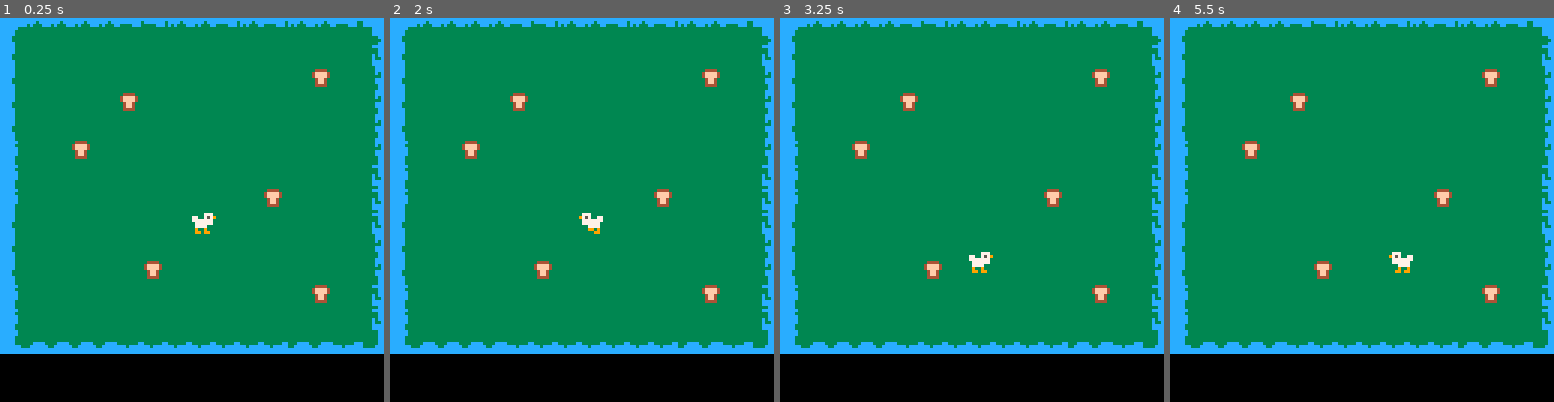
Above: before the commit, frames 1-4 (left to right).
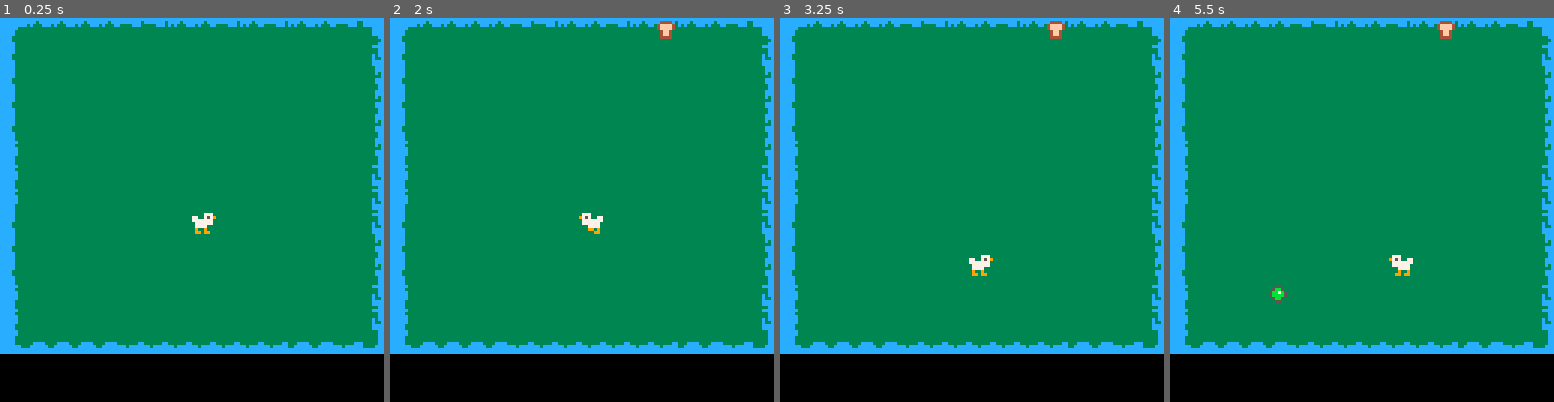
Above: after the commit, the same moments.

Repository: DarraghFahey/DuckTest
Game: PICO-8 cartridge ducktest.p8
Two runs of this game, one before a commit and one after it. Both use one fixed random seed, a clock stepped at 60 frames per second and the inputs below.
Inputs:
- Up to frame 1 (0.25 s): no input
- Up to frame 2 (2 s): hold Left from 1.97 s (still down)
- Up to frame 3 (3.25 s): release Left at 2.37 s; hold Down 2.42-2.82 s; hold Right from 2.87 s (still down)
- Up to frame 4 (5.5 s): release Right at 3.53 s; hold Up 3.58-4.08 s; hold Right 4.13-4.53 s; hold Down 4.58-5.08 s; hold Left from 5.13 s (still down)

The runs differ from the first frame. In frame 1, 1.0% of the frame differs, in the area x 18-86%, y 13-75%; in frame 2, 1.2%; in frame 3, 1.3%; in frame 4, 1.5%, in the area x 18-86%, y 0-75%.

Commit message:
Randomly add 5 items from set of sprites to Map

Diff:
--- a/ducktest.p8
+++ b/ducktest.p8
@@ -2,27 +2,33 @@
 version 43
 __lua__
 anims={                      --all character animations, described by name
- idle={fr=15,0,1},           --idle has a frame rate of 15, and loops between sprite #1 and #2 forever
- walk={fr=5,next="idle",2,3,4}, --a 3-image walk animation that returns to idle when done
+ idle={fr=15,0,1},           --idle has a frame rate of 15, and loops between sprite #0 and #1 forever
+ walk={fr=2,next="idle",2,3,4}, --a 3-image walk animation that returns to idle when done
 }
 
+items={}
+
 function _init()
-    player={ x=64,y=64,
-    update=playerupdate,
-     spr=0,draw=objdraw }
-     player.play="idle"          --start a new animation. this is all you need for the animate() function
- add(player)            --bullets and the player are both updated and drawn together!
-
+ player={ x=64,y=64,
+ update=playerupdate,
+  spr=0,draw=objdraw }
+  player.play="idle"          --start a new animation. this is all you need for the animate() function
+ add(player)
+ spawn_timer = 60
 end
 
 function _update()
-    playerupdate(player)
+ playerupdate(player)
+ spawnitem()
 end
 
 function _draw()
-    cls()
-    map()
-    spr(player.spr, player.x, player.y, 1,1, playerflip)
+ cls()
+ map()
+ spr(player.spr, player.x, player.y, 1,1, playerflip)
+ for i in all(items) do
+    spr(i.sp, i.x, i.y)
+  end
 end
 
 function playerupdate(player)
@@ -33,7 +39,7 @@
  if(btn(2)) dy-=1
  if(btn(3)) dy+=1
  player.x+=dx
- player.y+=dy
+ player.y+=dy --keeps animation from restarting over again while button is held
  if (player.state != "walk")  then
   if dx<0 then playerflip=true player.play="walk"
   elseif dx>0 then playerflip=false player.play="walk"
@@ -55,7 +61,6 @@
   if player.time >= anims[player.state].fr then --the current frame has been on screen for long enough
    player.time = 0
    player.animindex = (player.animindex % #anims[player.state]) + 1 --go to the next frame
-   --this loops animations. "punch" becomes (current index % 3) + 1, so 1,2,3,1,2,3,1...
    if player.animindex == 1 and anims[player.state].next then --at the moment the animation restarts,
     player.play = anims[player.state].next                    --play something else instead
     player.state = player.play
@@ -63,6 +68,21 @@
   end
  end
  player.spr = anims[player.state][player.animindex] --lastly, update the current sprite number drawn to screen
+end
+
+function spawnitem()
+ spawn_timer -= 1
+
+ if spawn_timer <= 0 and count(items) <5 then
+  add(items, {
+      x = flr(rnd(16)) * 8,
+      y = flr(rnd(16)) * 8,
+      sp = rnd({20,21,22}) -- sprite randomly number from list
+    })
+
+  -- reset timer to a random interval (e.g., 2 to 5 seconds: 60 to 150 frames)
+    spawn_timer = 60 + flr(rnd(90))
+  end
 end
 
 
@@ -99,16 +119,16 @@
 
 __map__
 0a0b0b0b0b0c0c0b0b0c0b0c0b0b0c0d00000000000000000000000000000000000000000000000000000000000000000000000000000000000000000000000000000000000000000000000000000000000000000000000000000000000000000000000000000000000000000000000000000000000000000000000000000000
-1a1b1b1b1b1b1b1b1b1b1b1b1b1b1b1d00000000000000000000000000000000000000000000000000000000000000000000000000000000000000000000000000000000000000000000000000000000000000000000000000000000000000000000000000000000000000000000000000000000000000000000000000000000
-1a1b1b1b1b1b1b1b1b1b1b1b1b141b2d00000000000000000000000000000000000000000000000000000000000000000000000000000000000000000000000000000000000000000000000000000000000000000000000000000000000000000000000000000000000000000000000000000000000000000000000000000000
-1a1b1b1b1b141b1b1b1b1b1b1b1b1b2d00000000000000000000000000000000000000000000000000000000000000000000000000000000000000000000000000000000000000000000000000000000000000000000000000000000000000000000000000000000000000000000000000000000000000000000000000000000
+1a39393939393939393939393939391d00000000000000000000000000000000000000000000000000000000000000000000000000000000000000000000000000000000000000000000000000000000000000000000000000000000000000000000000000000000000000000000000000000000000000000000000000000000
+1a39393939393939393939393939392d00000000000000000000000000000000000000000000000000000000000000000000000000000000000000000000000000000000000000000000000000000000000000000000000000000000000000000000000000000000000000000000000000000000000000000000000000000000
+1a39393939393939393939393939392d00000000000000000000000000000000000000000000000000000000000000000000000000000000000000000000000000000000000000000000000000000000000000000000000000000000000000000000000000000000000000000000000000000000000000000000000000000000
+1a39393939393939393939393939392d00000000000000000000000000000000000000000000000000000000000000000000000000000000000000000000000000000000000000000000000000000000000000000000000000000000000000000000000000000000000000000000000000000000000000000000000000000000
+2a39393939393939393939393939392d00000000000000000000000000000000000000000000000000000000000000000000000000000000000000000000000000000000000000000000000000000000000000000000000000000000000000000000000000000000000000000000000000000000000000000000000000000000
+2a39393939393939393939393939391d00000000000000000000000000000000000000000000000000000000000000000000000000000000000000000000000000000000000000000000000000000000000000000000000000000000000000000000000000000000000000000000000000000000000000000000000000000000
+2a39393939393939393939393939391d00000000000000000000000000000000000000000000000000000000000000000000000000000000000000000000000000000000000000000000000000000000000000000000000000000000000000000000000000000000000000000000000000000000000000000000000000000000
+1a39393939393939393939393939391d00000000000000000000000000000000000000000000000000000000000000000000000000000000000000000000000000000000000000000000000000000000000000000000000000000000000000000000000000000000000000000000000000000000000000000000000000000000
 1a1b1b1b1b1b1b1b1b1b1b1b1b1b1b2d00000000000000000000000000000000000000000000000000000000000000000000000000000000000000000000000000000000000000000000000000000000000000000000000000000000000000000000000000000000000000000000000000000000000000000000000000000000
-2a1b1b141b1b1b1b1b1b1b1b1b1b1b2d00000000000000000000000000000000000000000000000000000000000000000000000000000000000000000000000000000000000000000000000000000000000000000000000000000000000000000000000000000000000000000000000000000000000000000000000000000000
-2a1b1b1b1b1b1b1b1b1b1b1b1b1b1b1d00000000000000000000000000000000000000000000000000000000000000000000000000000000000000000000000000000000000000000000000000000000000000000000000000000000000000000000000000000000000000000000000000000000000000000000000000000000
-2a1b1b1b1b1b1b1b1b1b1b141b1b1b1d00000000000000000000000000000000000000000000000000000000000000000000000000000000000000000000000000000000000000000000000000000000000000000000000000000000000000000000000000000000000000000000000000000000000000000000000000000000
-1a1b1b1b1b1b1b1b1b1b1b1b1b1b1b1d00000000000000000000000000000000000000000000000000000000000000000000000000000000000000000000000000000000000000000000000000000000000000000000000000000000000000000000000000000000000000000000000000000000000000000000000000000000
-1a1b1b1b1b1b1b1b1b1b1b1b1b1b1b2d00000000000000000000000000000000000000000000000000000000000000000000000000000000000000000000000000000000000000000000000000000000000000000000000000000000000000000000000000000000000000000000000000000000000000000000000000000000
-1a1b1b1b1b1b141b1b1b1b1b1b1b1b2d00000000000000000000000000000000000000000000000000000000000000000000000000000000000000000000000000000000000000000000000000000000000000000000000000000000000000000000000000000000000000000000000000000000000000000000000000000000
-2a1b1b1b1b1b1b1b1b1b1b1b1b141b1d00000000000000000000000000000000000000000000000000000000000000000000000000000000000000000000000000000000000000000000000000000000000000000000000000000000000000000000000000000000000000000000000000000000000000000000000000000000
+1a1b1b1b1b1b391b1b1b1b1b1b1b1b2d00000000000000000000000000000000000000000000000000000000000000000000000000000000000000000000000000000000000000000000000000000000000000000000000000000000000000000000000000000000000000000000000000000000000000000000000000000000
+2a1b1b1b1b1b1b1b1b1b1b1b1b391b1d00000000000000000000000000000000000000000000000000000000000000000000000000000000000000000000000000000000000000000000000000000000000000000000000000000000000000000000000000000000000000000000000000000000000000000000000000000000
 2a1b1b1b1b1b1b1b1b1b1b1b1b1b1b1d00000000000000000000000000000000000000000000000000000000000000000000000000000000000000000000000000000000000000000000000000000000000000000000000000000000000000000000000000000000000000000000000000000000000000000000000000000000
 3a3b3b3b3b3c3c3c3c3c3c3c3b3b3c3d00000000000000000000000000000000000000000000000000000000000000000000000000000000000000000000000000000000000000000000000000000000000000000000000000000000000000000000000000000000000000000000000000000000000000000000000000000000
Not shown, changed: 24 lines of the sprite sheet (__gfx__) section of ducktest.p8
